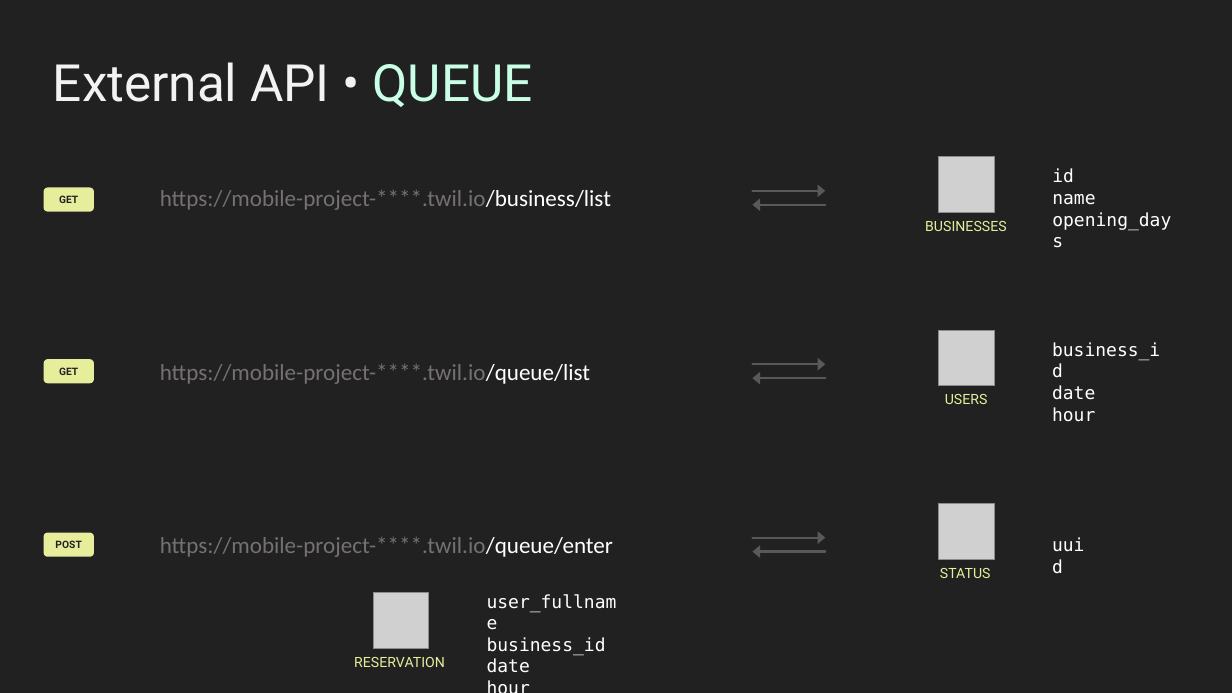
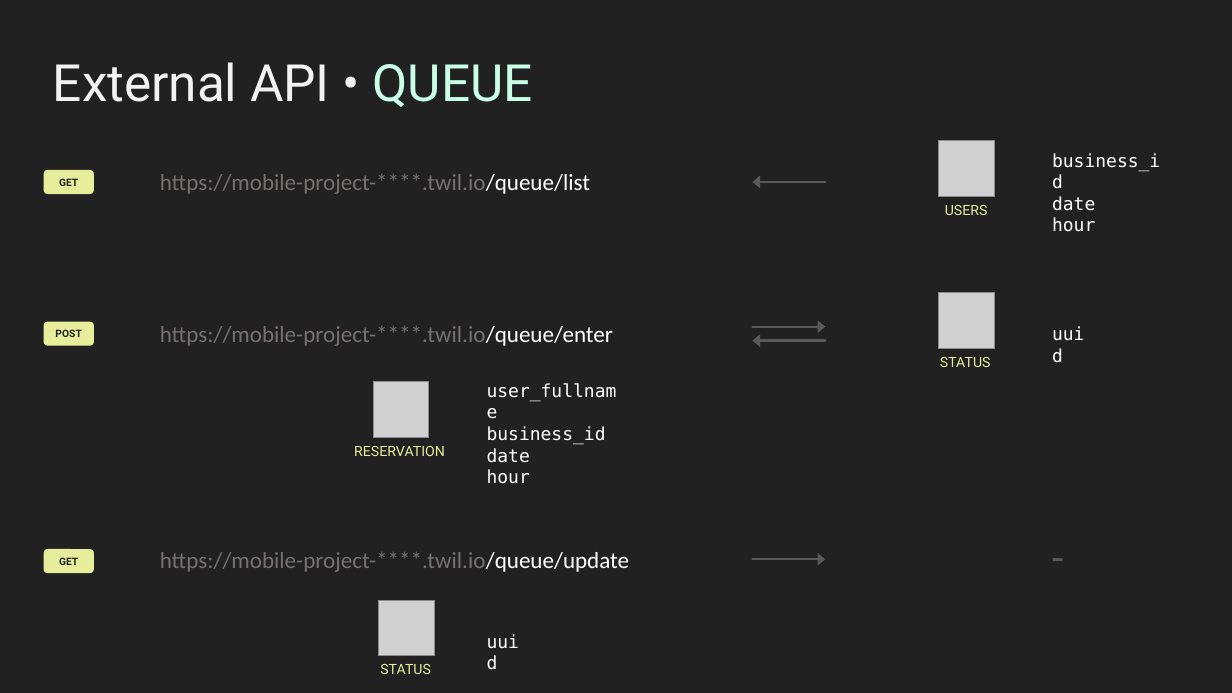
Before and after one commit to m-calabresi/Clup, a slide deck: slide 9 of Documentation/Application Overview.pptx. Drawn at 1232x693 pixels with LibreOffice and Linux fonts; fonts in the diff are those of the drawing; grey boxes stand for pictures. Boxes give left, top, right and bottom in pixels: in the first picture for what was removed or moved away, otherwise in the second. Text is boxed around its words. In the diff, an @@ line names an element or a change of style, - is before the commit and + after.

```diff
--- a/Documentation/Application Overview.pptx
+++ b/Documentation/Application Overview.pptx
@@ 3 texts, 1 picture, 1 rounded rectangle: place and size @@
-3 texts, 1 picture, 1 rounded rectangle at [43, 330, 1160, 422]
+3 texts, 1 picture, 1 rounded rectangle at [43, 140, 1160, 232]
@@ text removed at [1052, 168, 1171, 230] @@
-id
-name
-opening_days
@@ arrow moved from (825, 378) - (752, 378) to (825, 182) - (752, 182) @@
@@ arrow removed from (825, 205) to (752, 205) @@
@@ text removed at [925, 221, 1007, 231] @@
-BUSINESSES
@@ 5 texts, 2 pictures, 2 arrows, 1 rounded rectangle: place and size @@
-5 texts, 2 pictures, 2 arrows, 1 rounded rectangle at [43, 504, 1103, 673]
+5 texts, 2 pictures, 2 arrows, 1 rounded rectangle at [43, 293, 1103, 484]
@@ arrow removed from (752, 364) to (825, 364) @@
@@ text added at [1043, 527, 1076, 586], 32 pt, text #595959 @@
+-
@@ rounded rectangle "GET": place and size @@
-rounded rectangle "GET" at [43, 188, 94, 212]
+rounded rectangle "GET" at [43, 549, 94, 573]
@@ text at [160, 552, 629, 572]: text changed @@
-https://mobile-project-****.twil.io/business/list
+https://mobile-project-****.twil.io/queue/update
@@ arrow moved from (752, 191) - (825, 191) to (752, 559) - (825, 559) @@
@@ picture: place and size @@
-picture at [939, 157, 994, 213]
+picture at [379, 601, 434, 656]
@@ text added at [478, 626, 537, 657], 14 pt, text #FFFFFF @@
+uuid
@@ text added at [380, 664, 431, 674], 11 pt, text #E6EE9C @@
+STATUS
```
Also in this commit, not shown: 2 other slides changed, 1 slide added.
